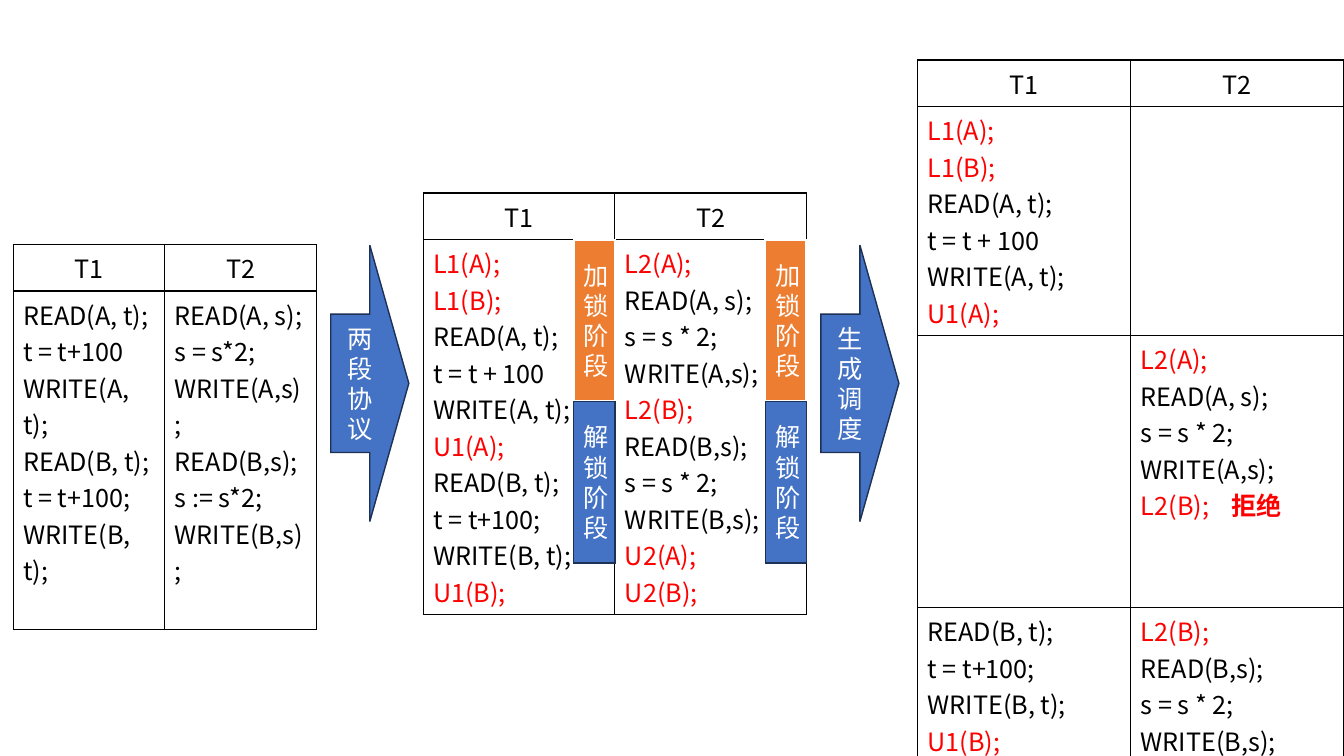
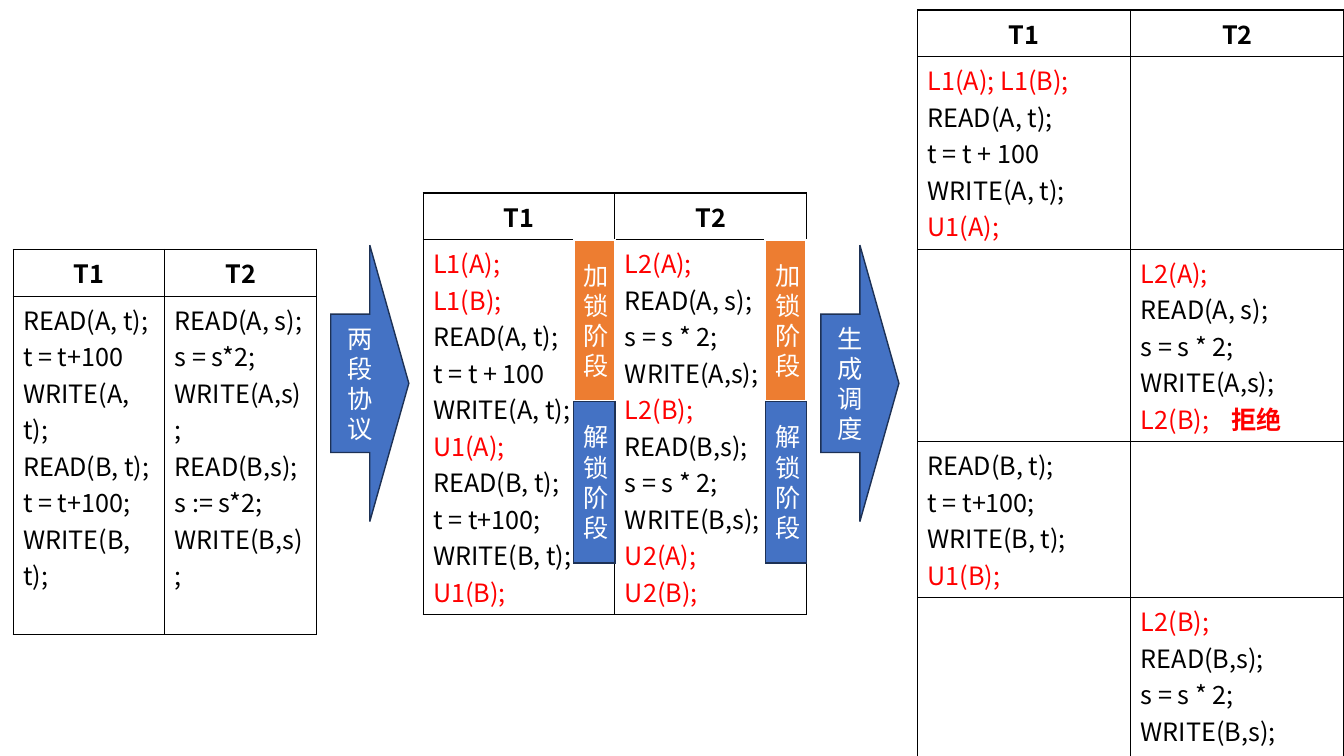
Before and after one commit to guofei9987/a, a slide deck: slide 32 of computer/database/database.pptx. Drawn at 1344x756 pixels with LibreOffice and Linux fonts; fonts in the diff are those of the drawing. Boxes give left, top, right and bottom in pixels: in the first picture for what was removed or moved away, otherwise in the second. Text is boxed around its words. In the diff, an @@ line names an element or a change of style, - is before the commit and + after.

```diff
--- a/computer/database/database.pptx
+++ b/computer/database/database.pptx
@@ table at <box>918,10,1343,750</box> @@
-row 2, column 1: L1(A); / L1(B); / READ(A, t); / t = t + 100 / WRITE(A, t); / U1(A);
+row 2, column 1: L1(A); L1(B); / READ(A, t); / t = t + 100 / WRITE(A, t); / U1(A);
-row 4: READ(B, t); / t = t+100; / WRITE(B, t); / U1(B); | L2(B); / READ(B,s); / s = s * 2; / WRITE(B,s); / U2(A); / U2(B);
+row 4: READ(B, t); / t = t+100; / WRITE(B, t); / U1(B); | 
+row 5:  | L2(B); / READ(B,s); / s = s * 2; / WRITE(B,s); / U2(A); U2(B);
@@ table: place and size @@
-table at <box>918,60,1343,756</box>
+table at <box>918,10,1343,750</box>
@@ table at <box>423,193,807,611</box> @@
@@ bold on in "T1", "T2" @@
@@ table at <box>13,250,316,594</box> @@
@@ bold on in "T1", "T2" @@
@@ table: place and size @@
-table at <box>13,244,316,589</box>
+table at <box>13,250,316,594</box>
```
Also in this commit, not shown: 2 other slides changed, 1 other file.
